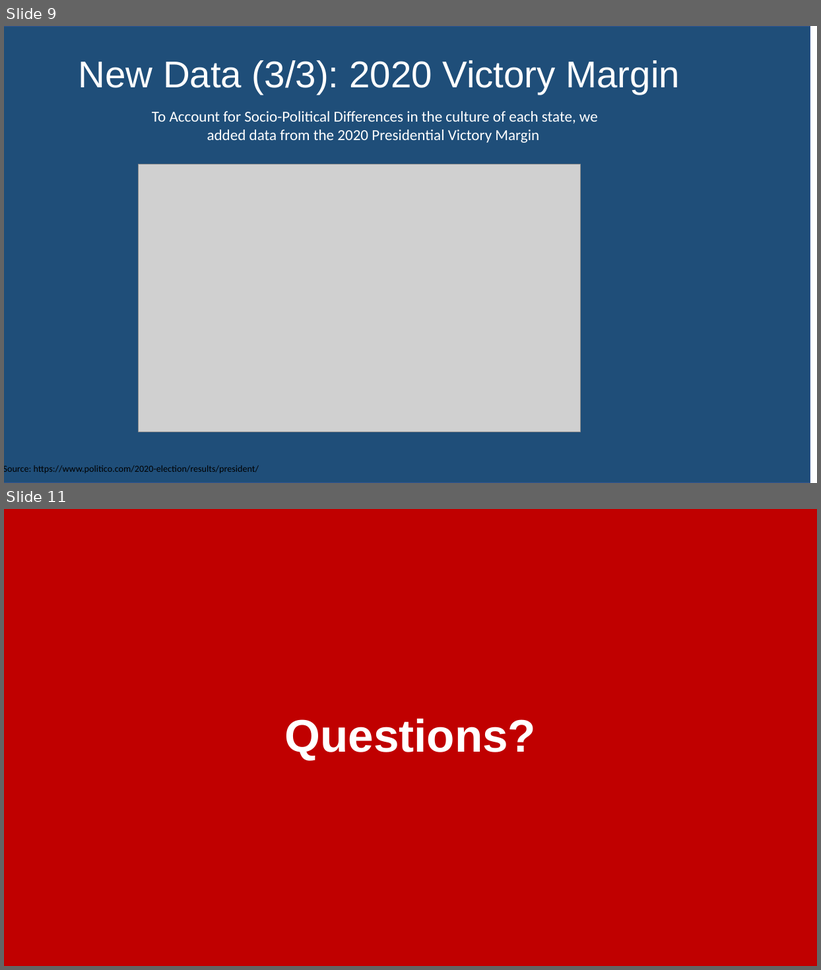
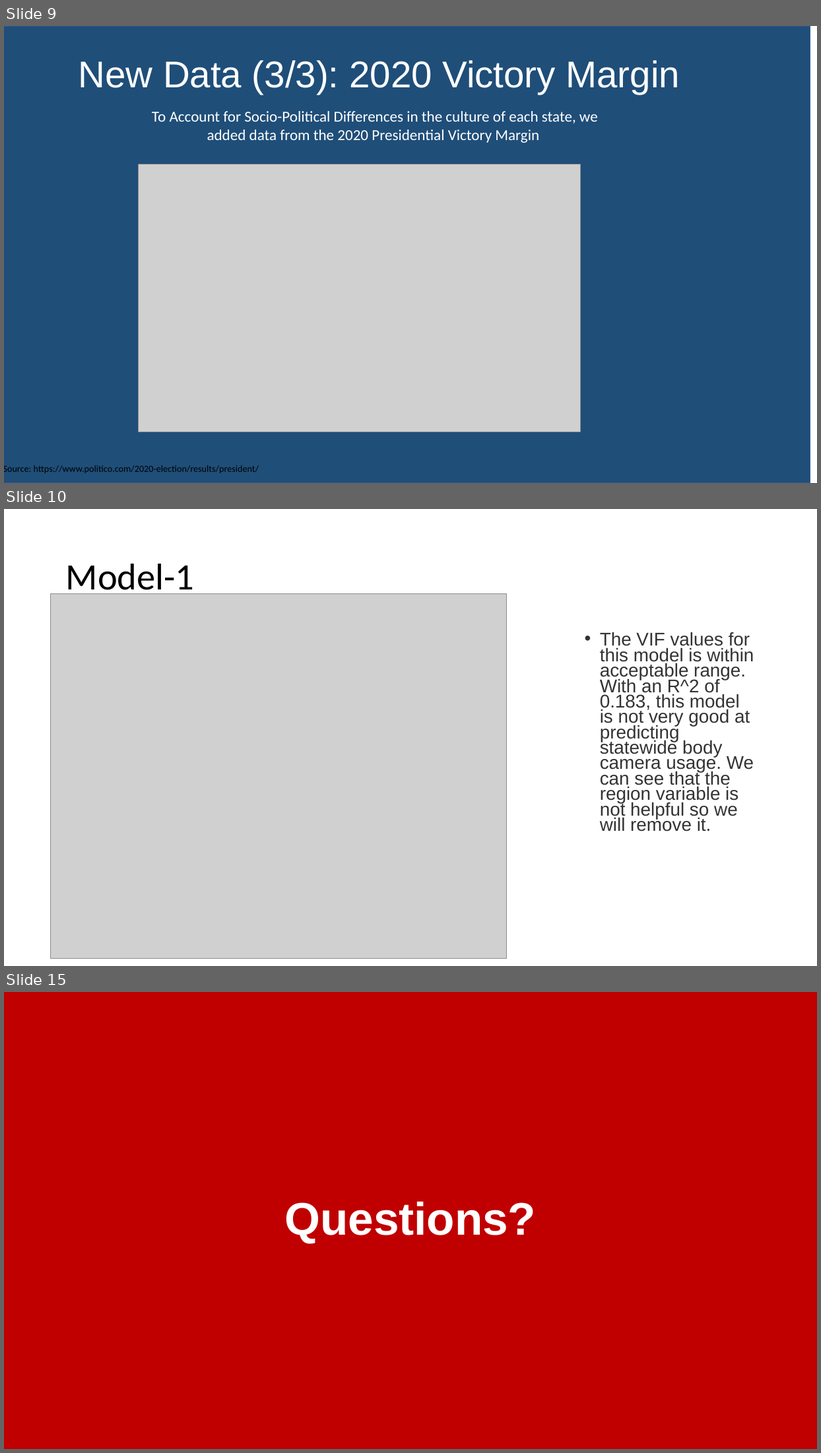
Before and after one commit to awinkhater/Dats6101_Team3, a slide deck: FINAL_PROJECT/Final Project PPT DATS 6101.pptx. Shown one above the other, each under a label of ours: slides 9 and 11 before the commit, slides 9, 10 and 15 after it; the slides between them are not shown. The pictures are 821x970 and 821x1453 pixels, drawn with LibreOffice and Linux fonts; fonts in the diff are those of the drawing; grey boxes stand for pictures. Boxes give left, top, right and bottom in pixels: in the first picture for what was removed or moved away, otherwise in the second. Text is boxed around its words. In the diff, an @@ line names an element or a change of style, - is before the commit and + after.

Commit message:
included modeling slides

```diff
--- a/FINAL_PROJECT/Final Project PPT DATS 6101.pptx
+++ b/FINAL_PROJECT/Final Project PPT DATS 6101.pptx
@@ slide 10 added at box(4, 509, 817, 966), background #FFFFFF @@
@@ title added at box(66, 563, 194, 598), 44 pt, text #000000 @@
+Model-1
@@ picture added at box(50, 593, 507, 959) @@
@@ text added at box(600, 632, 754, 832), 21.7 pt, text #333333 @@
+• The VIF values for this model is within acceptable range. With an R^2 of 0.183, this model is not very good at predicting statewide body camera usage. We can see that the region variable is not helpful so we will remove it.
@@ what was slide 11 is now slide 15 @@
```
Also in this commit, not shown: 4 other slides added, 1 slide removed.
